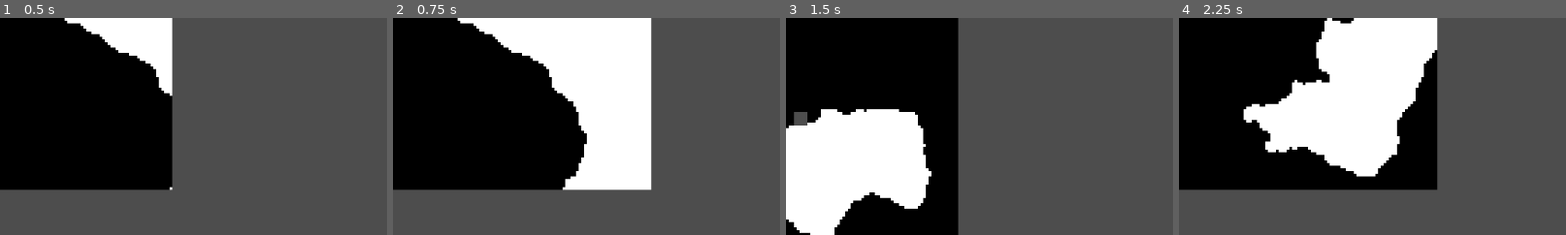
Above: before the commit, frames 1-4 (left to right).
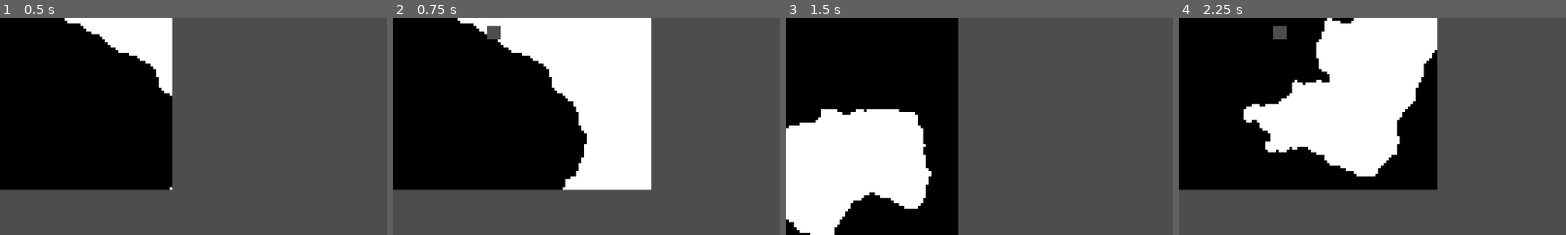
Above: after the commit, the same moments.

Repository: NikhilsaiT/Caved-In
Game: Godot game, scene res://src/world.tscn
Same seed, same stepped clock (60 frames per second), same inputs: the game is played once before the commit and once after it.
Inputs:
- Up to frame 1 (0.5 s): no input
- Up to frame 2 (0.75 s): tap Enter at 0.5 s; hold Right (right) from 0.53 s (still down); hold P (edit_tile, bound only after the commit) from 0.53 s (still down)
- Up to frame 3 (1.5 s): tap Tab (reset) at 1.25 s; release Right (right) at 1.28 s; release P (edit_tile, bound only after the commit) at 1.28 s; hold Down (down) from 1.28 s (still down); tap E (edit_tile, bound only before the commit) at 1.35 s
- Up to frame 4 (2.25 s): tap Tab (reset) at 2 s; release Down (down) at 2.03 s; hold Right (right) from 2.03 s (still down); hold P (edit_tile, bound only after the commit) from 2.03 s (still down)
The pictures show only the part of the screen within x 0-50%, y 0-50%; the shares and areas given below are measured in that part.

Frame 1 is identical in both runs. In frame 2, 0.2% of the frame differs, in the area x 24-28%, y 3-10%; in frame 3, 0.2%, in the area x 2-6%, y 43-50%; in frame 4, 0.2%.

Commit message:
EditKeybindChanged
changed from "e" to "p"

Diff:
--- a/project.godot
+++ b/project.godot
@@ -44,6 +44,6 @@
 }
 edit_tile={
 "deadzone": 0.2,
-"events": [Object(InputEventKey,"resource_local_to_scene":fa …(140 unchanged characters)… d":false,"keycode":0,"physical_keycode":69,"key_label":0,"unicode":101,"location":0,"echo":false,"script":null)
+"events": [Object(InputEventKey,"resource_local_to_scene":fa …(140 unchanged characters)… d":false,"keycode":0,"physical_keycode":80,"key_label":0,"unicode":112,"location":0,"echo":false,"script":null)
 ]
 }
